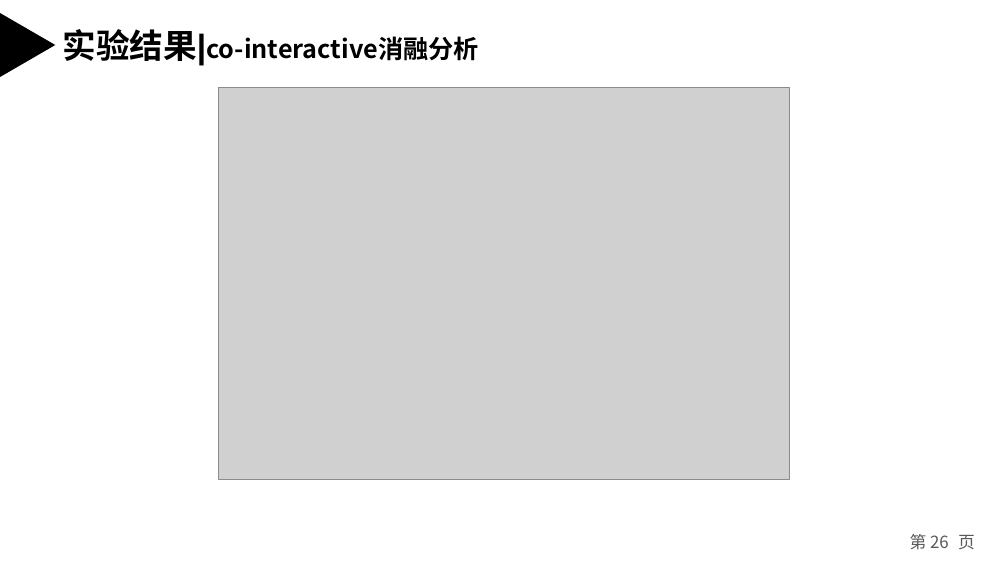
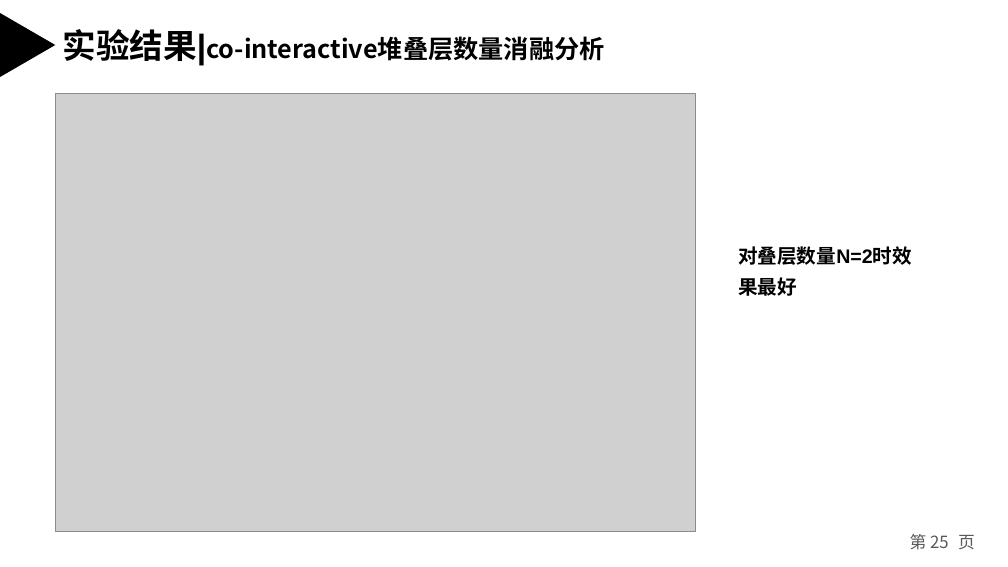
Before and after one commit to weixiao2333/zjuthesis-mphil, a slide deck: slide 25 of 硕士毕业论文答辩PPT.pptx (slide 26 before the commit). Drawn at 1008x567 pixels with LibreOffice and Linux fonts; fonts in the diff are those of the drawing; grey boxes stand for pictures. Boxes give left, top, right and bottom in pixels: in the first picture for what was removed or moved away, otherwise in the second. Text is boxed around its words. In the diff, an @@ line names an element or a change of style, - is before the commit and + after.

```diff
--- a/硕士毕业论文答辩PPT.pptx
+++ b/硕士毕业论文答辩PPT.pptx
@@ text at [63,29,604,66]: text changed @@
-实验结果|co-interactive消融分析
+实验结果|co-interactive堆叠层数量消融分析
@@ picture: place and size @@
-picture at [218,88,789,479]
+picture at [55,93,696,531]
@@ text added at [738,246,912,265], 14 pt, text #000000, bold @@
+对叠层数量N=2时效果最好
@@ page number at [910,534,975,550]: text changed @@
-第 26 页
+第 25 页
```
Also in this commit, not shown: 4 other slides changed, 1 other file.
